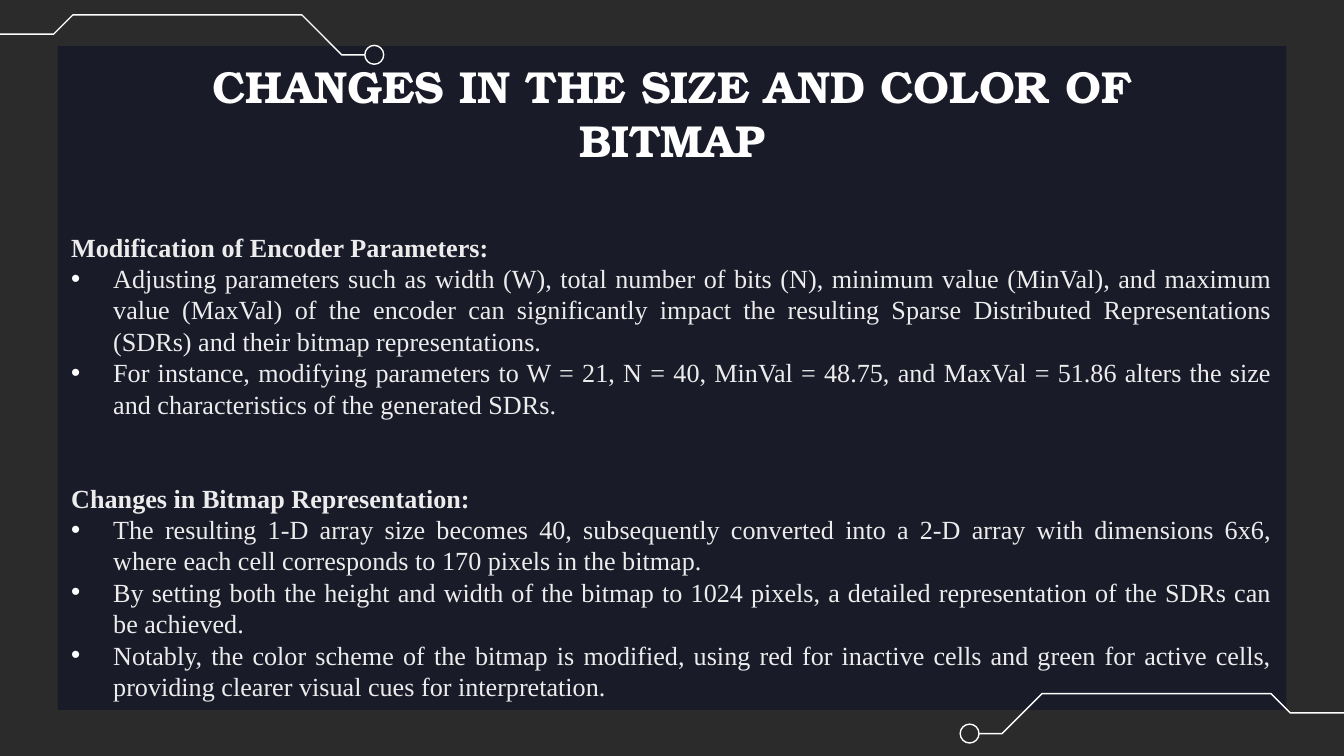
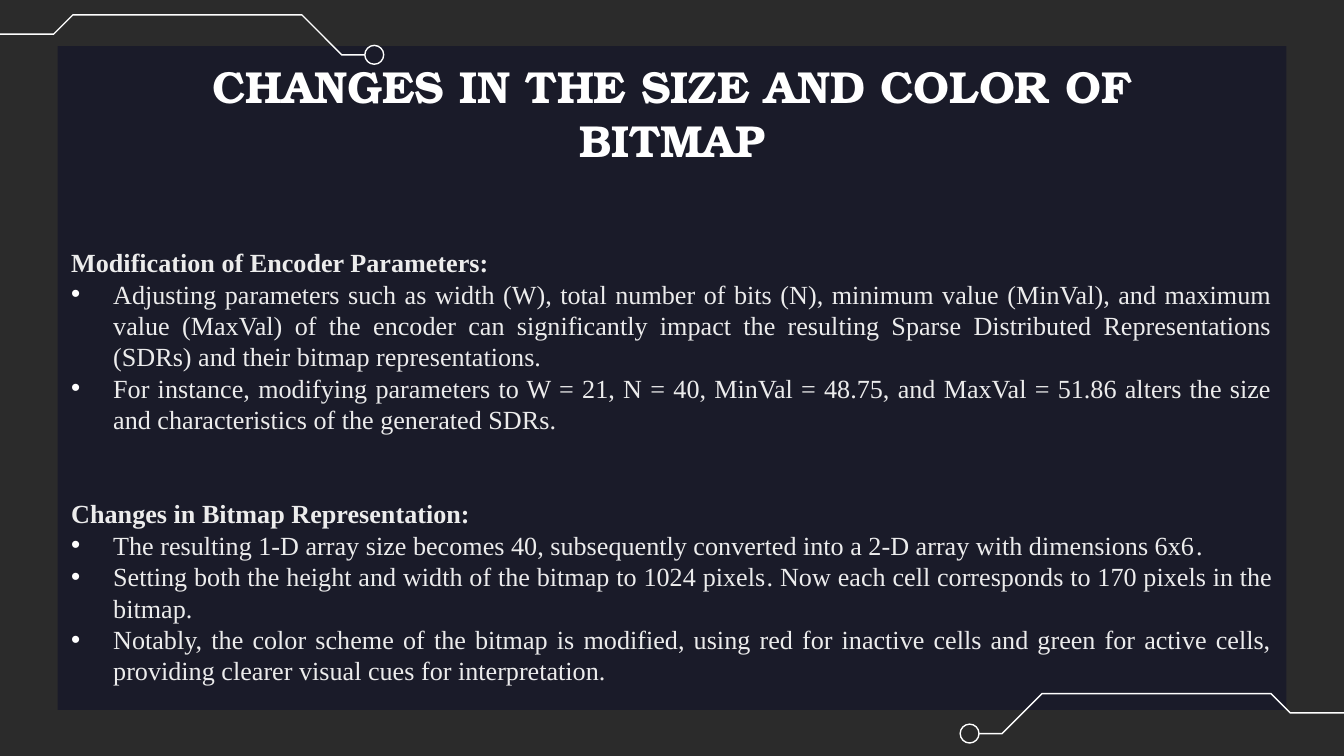
Before and after one commit to Yatish0/neocortexapi_Team_PY, a slide deck: slide 15 of source/Samples/Project Documentation/Improve_Samples_And_Documentation_For_SDR_Representation(SDR To Bitmap)_Team_PY.pptx. Drawn at 1344x756 pixels with LibreOffice and Linux fonts; fonts in the diff are those of the drawing; background and template pictures are left out; a plain dark background stands for a picture behind light text. Boxes give left, top, right and bottom in pixels: in the first picture for what was removed or moved away, otherwise in the second. Text is boxed around its words. In the diff, an @@ line names an element or a change of style, - is before the commit and + after.

```diff
--- a/source/Samples/Project Documentation/Improve_Samples_And_Documentation_For_SDR_Representation(SDR To Bitmap)_Team_PY.pptx
+++ b/source/Samples/Project Documentation/Improve_Samples_And_Documentation_For_SDR_Representation(SDR To Bitmap)_Team_PY.pptx
@@ text "Modification of Encoder Parameters:": place and size @@
-text "Modification of Encoder Parameters:" at (71,238,1271,702)
+text "Modification of Encoder Parameters:" at (71,253,1272,686)
@@ text at (113,537,1272,624): text changed @@
-• The resulting 1-D array size becomes 40, subsequently converted into a 2-D array with dimensions 6x6, where each cell corresponds to 170 pixels in the bitmap.
-• By setting both the height and width of the bitmap to 1024 pixels, a detailed representation of the SDRs can be achieved.
+• The resulting 1-D array size becomes 40, subsequently converted into a 2-D array with dimensions 6x6.
+• Setting both the height and width of the bitmap to 1024 pixels. Now each cell corresponds to 170 pixels in the bitmap.
```
Also in this commit, not shown: 5 other slides changed, 2 slides added, 3 other files.
